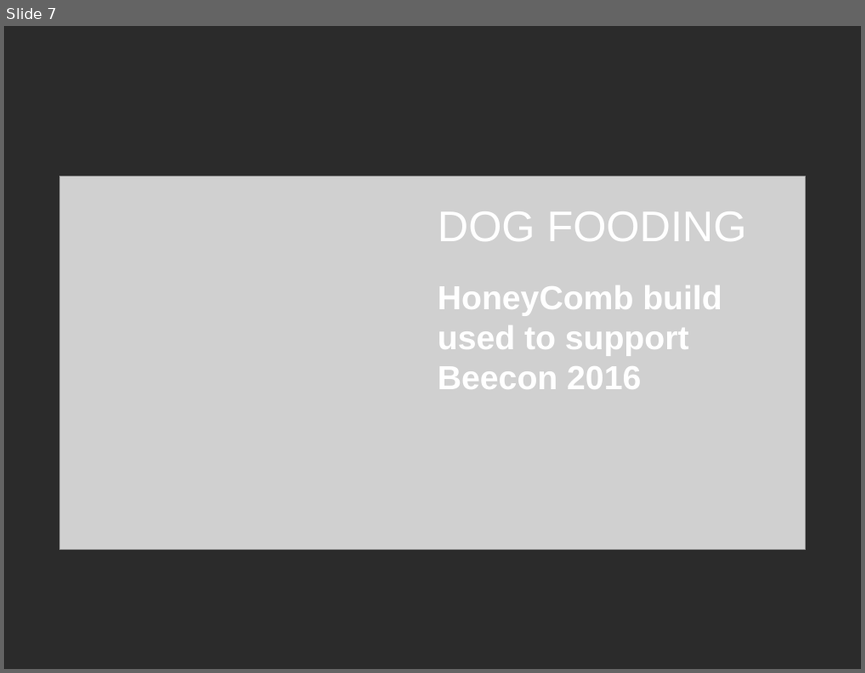
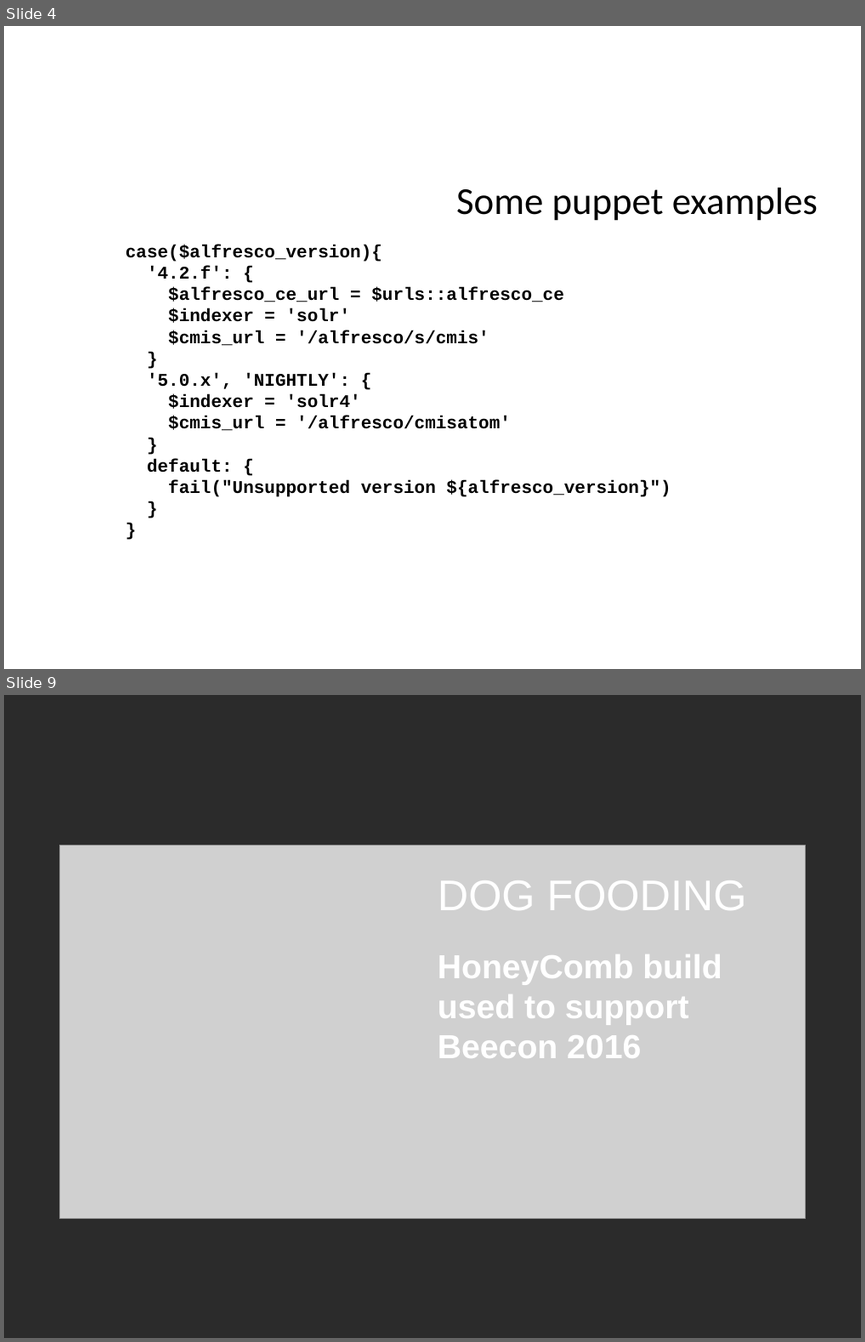
Before and after one commit to OrderOfTheBee/beecon, a slide deck: assets/data/files/20160125031/BeeCon2016_HoneyCombBeyond.odp. Shown one above the other, each under a label of ours: slide 7 before the commit, slides 4 and 9 after it; the slides between them are not shown. The pictures are 865x673 and 865x1342 pixels, drawn with LibreOffice and Linux fonts; fonts in the diff are those of the drawing; grey boxes stand for pictures; background and template pictures are left out; a plain dark background stands for a picture behind light text. Boxes give left, top, right and bottom in pixels: in the first picture for what was removed or moved away, otherwise in the second. Text is boxed around its words. In the diff, an @@ line names an element or a change of style, - is before the commit and + after.

```diff
--- a/assets/data/files/20160125031/BeeCon2016_HoneyCombBeyond.odp
+++ b/assets/data/files/20160125031/BeeCon2016_HoneyCombBeyond.odp
@@ slide 4 added at (4,26,861,669), background picture (left out) @@
@@ text added at (456,188,817,221), 32 pt, text #000000 @@
+● Some puppet examples
@@ title added at (126,244,670,497), 15 pt, text #000000, bold @@
+case($alfresco_version){
+'4.2.f': {
+$alfresco_ce_url = $urls::alfresco_ce
+$indexer = 'solr'
+$cmis_url = '/alfresco/s/cmis'
+}
+'5.0.x', 'NIGHTLY': {
+$indexer = 'solr4'
+$cmis_url = '/alfresco/cmisatom'
+}
+default: {
+fail("Unsupported version ${alfresco_version}")
+}
+}
@@ what was slide 7 is now slide 9 @@
```
Also in this commit, not shown: 6 slides changed, 8 other slides added, 4 slides removed.
